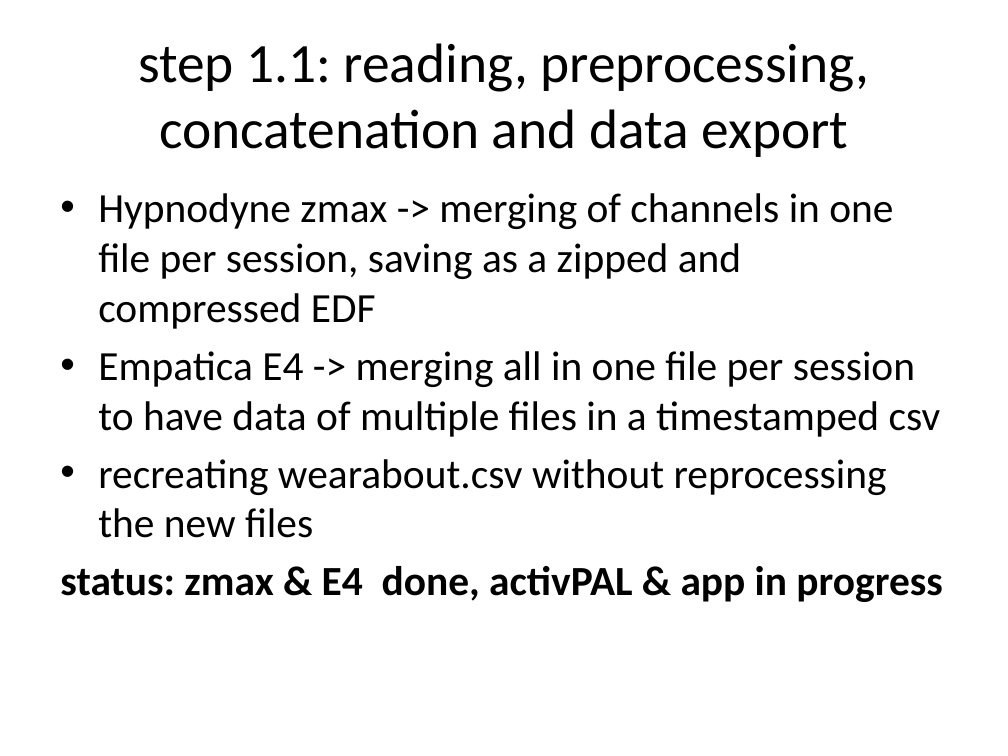
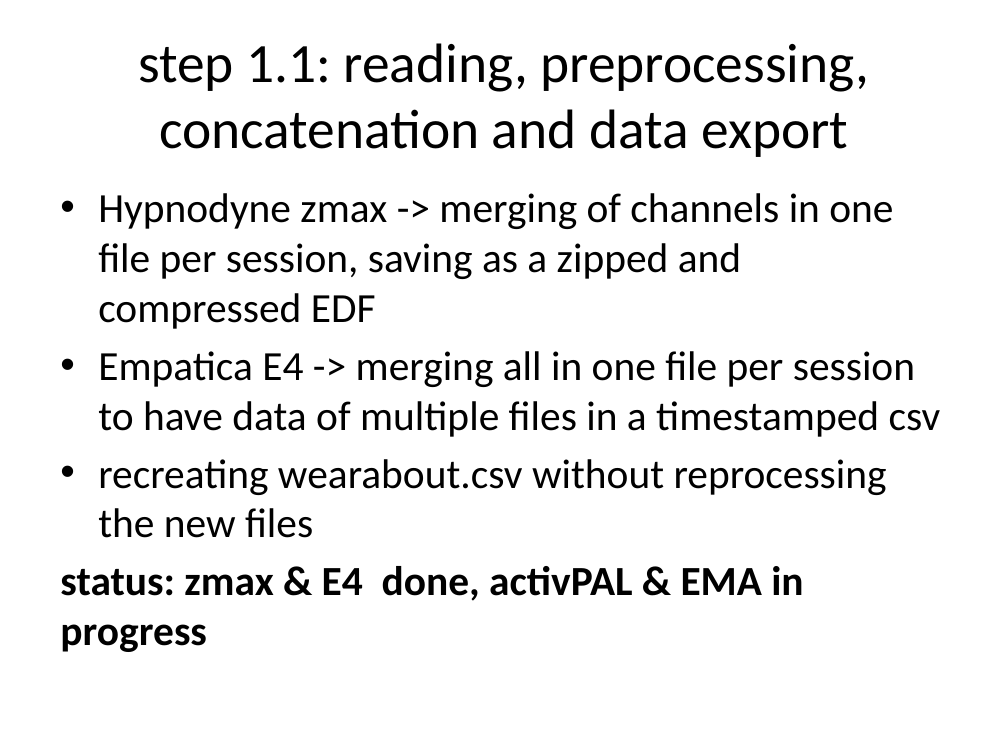
Before and after one commit to raytut/wearanize, a slide deck: slide 8 of snippets/HBS_wearanize.pptx. Drawn at 1008x756 pixels with LibreOffice and Linux fonts; fonts in the diff are those of the drawing. Boxes give left, top, right and bottom in pixels: in the first picture for what was removed or moved away, otherwise in the second. Text is boxed around its words. In the diff, an @@ line names an element or a change of style, - is before the commit and + after.

```diff
--- a/snippets/HBS_wearanize.pptx
+++ b/snippets/HBS_wearanize.pptx
@@ text at (x1=60, y1=566, x2=803, y2=652): text changed @@
-status: zmax & E4 done, activPAL & app in progress
+status: zmax & E4 done, activPAL & EMA in progress
```
Also in this commit, not shown: 6 other slides changed, 1 slide added.
